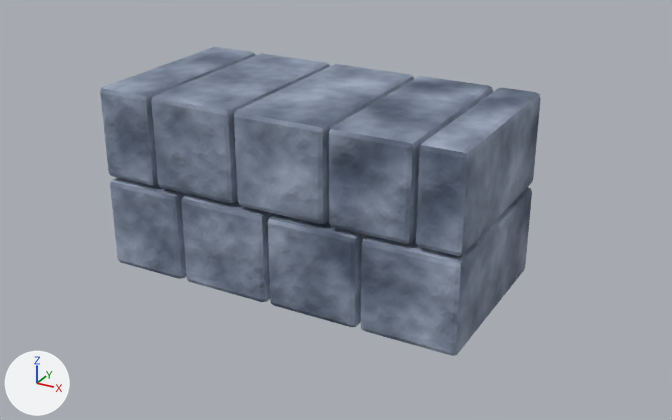
One commit to the glTF model project/engine/resources/models/wall/wall.gltf: the scene before it, then after it.
Before and after are seen from a 50 mm lens placed at (2.26, -3.92, 1.82), pointed at (0.11, -0.01, -0.14). Lighting does not change. The marker at lower left points along +X, +Y and +Z. The picture after the commit comes second. Vertices at exactly the same position are counted once.

Names of what the first picture shows: 'StoneWall'.
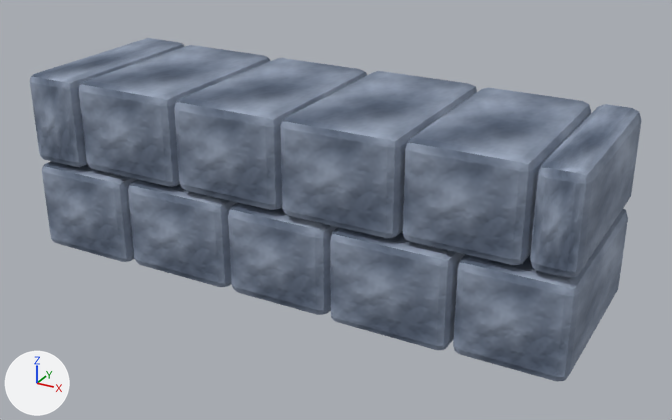
Patch to the scene script:
```diff
--- a/project/engine/resources/models/wall/wall.gltf.py
+++ b/project/engine/resources/models/wall/wall.gltf.py
@@ mat_blue_gray_stone_2 @@
+mat_blue_gray_stone_2 = bpy.data.materials.new('Blue gray stone 2')
+# uses the picture img_stonewall_basecolor_png
+# uses the picture img_stonewall_normal
@@ mat_blue_gray_stone_5 @@
+mat_blue_gray_stone_5 = bpy.data.materials.new('Blue gray stone 5')
+# uses the picture img_stonewall_basecolor_png
+# uses the picture img_stonewall_normal
@@ mat_blue_gray_stone_1 @@
+mat_blue_gray_stone_1 = bpy.data.materials.new('Blue gray stone 1')
+# uses the picture img_stonewall_basecolor_png
+# uses the picture img_stonewall_normal
@@ mat_blue_gray_stone_3 @@
+mat_blue_gray_stone_3 = bpy.data.materials.new('Blue gray stone 3')
+# uses the picture img_stonewall_basecolor_png
+# uses the picture img_stonewall_normal
@@ mat_blue_gray_stone_4 @@
+mat_blue_gray_stone_4 = bpy.data.materials.new('Blue gray stone 4')
+# uses the picture img_stonewall_basecolor_png
+# uses the picture img_stonewall_normal
@@ me_立方体_008 @@
-me_立方体_008.from_pydata(...)  # 504 vertices, 972 faces; spans x -1.0..1.0, y -0.5..0.5, z -0.5..0.5
-me_立方体_008.materials.append(mat_wall_stone_06)
-me_立方体_008.materials.append(mat_wall_stone_02)
-me_立方体_008.materials.append(mat_wall_stone_03)
-me_立方体_008.materials.append(mat_wall_stone_07)
-me_立方体_008.materials.append(mat_wall_stone_01)
+me_立方体_008.from_pydata(...)  # 616 vertices, 1188 faces; spans x -1.5..1.5, y -0.5..0.5, z -0.5..0.5
+# me_立方体_008 part 1: the loose piece of 56 vertices spanning x -1.0..-0.55, y -0.5..0.5, z -0.5..-0.01 is scaled about its middle by (1.27, 0.984, 0.966), then moved by (-0.44, 0.0, 0.0), in mat_blue_gray_stone_1
+# me_立方体_008 part 2: the loose piece of 56 vertices spanning x -1.0..-0.69, y -0.5..0.5, z 0.01..0.5 is scaled about its middle by (1.96, 0.949, 0.954), then moved by (-0.03, 0.0, 0.0), in mat_blue_gray_stone_1
+# me_立方体_008 part 3: the loose piece of 56 vertices spanning x -0.53..-0.03, y -0.5..0.5, z -0.5..-0.01 is scaled about its middle by (1.21, 0.949, 0.954), then moved by (-0.31, 0.0, 0.0), in mat_blue_gray_stone_4
+# me_立方体_008 part 4: the loose piece of 56 vertices spanning x -0.18..0.31, y -0.5..0.5, z 0.01..0.5 is scaled about its middle by (1.2, 0.984, 0.966), then moved by (0.31, 0.0, 0.0), in mat_blue_gray_stone_2
+# me_立方体_008 part 5: the loose piece of 56 vertices spanning x 0.5..1.0, y -0.5..0.5, z -0.5..-0.01 is scaled about its middle by (1.2, 0.984, 0.966), then moved by (-0.11, 0.0, 0.0), in mat_blue_gray_stone_5
+# me_立方体_008 part 6: the loose piece of 56 vertices spanning x 0.5..1.0, y -0.5..0.5, z -0.5..-0.01 is copied, and the copy is scaled about its middle by (1.04, 0.949, 0.954), then moved by (0.48, 0.0, 0.0), in mat_blue_gray_stone_3; it spans x 0.96..1.5, y -0.49..0.49, z -0.5..-0.01
+# me_立方体_008 part 7: the loose piece of 56 vertices spanning x 0.77..1.0, y -0.5..0.5, z 0.01..0.5 is scaled about its middle by (1.32, 0.984, 0.966), then moved by (-2.23, 0.0, 0.0), in mat_blue_gray_stone_3
+# me_立方体_008 part 8: the loose piece of 56 vertices spanning x -0.01..0.48, y -0.5..0.5, z -0.5..-0.01 is rebuilt with 56 vertices and now spans x -0.26..0.31, y -0.49..0.49, z -0.5..-0.01, in mat_blue_gray_stone_2
+# me_立方体_008 part 9: the loose piece of 56 vertices spanning x -0.67..-0.2, y -0.5..0.5, z 0.01..0.5 is rebuilt with 56 vertices and now spans x -0.55..0.05, y -0.49..0.49, z 0.01..0.5, in mat_blue_gray_stone_4
+# me_立方体_008 part 10: a new loose piece of 56 vertices spanning x 1.28..1.5, y -0.49..0.49, z 0.01..0.5, in mat_blue_gray_stone_3
+# me_立方体_008 part 11
+# 52 vertices are removed from x 0.33..0.75, y -0.5..0.5, z 0.01..0.5
+# 108 faces are deleted
+# 4 vertices move within x 0.74, y -0.47..0.47, z 0.02..0.49
+# 32 vertices are added at x 0.69..1.26, y -0.49..0.49, z 0.01..0.5
+# 12 new vertices lie (0.0, 0.88, 0.0) away from vertices in x 0.69..1.26, y -0.44, z 0.01..0.5
+# 8 new vertices lie (0.0, 0.0, 0.39) away from vertices in x 0.7..1.25, y -0.49..0.49, z 0.06
+# 108 new faces join them, mat_blue_gray_stone_5
+me_立方体_008.materials.append(mat_blue_gray_stone_1)
+me_立方体_008.materials.append(mat_blue_gray_stone_4)
+me_立方体_008.materials.append(mat_blue_gray_stone_2)
+me_立方体_008.materials.append(mat_blue_gray_stone_5)
+me_立方体_008.materials.append(mat_blue_gray_stone_3)
```

Pixel boxes (x1, y1, x2, y2) of what changed, in the pictures (672 x 420 px; the box of a moved part takes in the faces that stretch with it):
'StoneWall', reshaped (39% wider, 11% taller): before (100, 47, 541, 356); after (30, 38, 642, 381)
part 1 of me_立方体_008, moved or reshaped: before (110, 177, 187, 279); after (42, 161, 137, 262)
part 2 of me_立方体_008, moved or reshaped: before (100, 47, 256, 185); after (79, 45, 270, 187)
part 3 of me_立方体_008, moved or reshaped: before (181, 194, 274, 302); after (128, 179, 238, 287)
part 4 of me_立方体_008, moved or reshaped: before (234, 64, 414, 224); after (280, 71, 477, 238)
part 5 of me_立方体_008, moved or reshaped: before (361, 187, 532, 356); after (330, 227, 465, 350)
part 6 of me_立方体_008, added (blue): after (453, 209, 628, 381)
part 7 of me_立方体_008, moved or reshaped: before (416, 87, 541, 256); after (30, 38, 185, 167)
part 8 of me_立方体_008, rebuilt (11% wider): before (268, 214, 367, 327); after (228, 203, 338, 315)
part 9 of me_立方体_008, rebuilt (8% wider): before (151, 53, 330, 203); after (174, 58, 367, 210)
part 10 of me_立方体_008, added (blue): after (530, 104, 642, 278)
part 11 of me_立方体_008, moved or reshaped: before (329, 76, 493, 244); after (403, 87, 591, 265)
